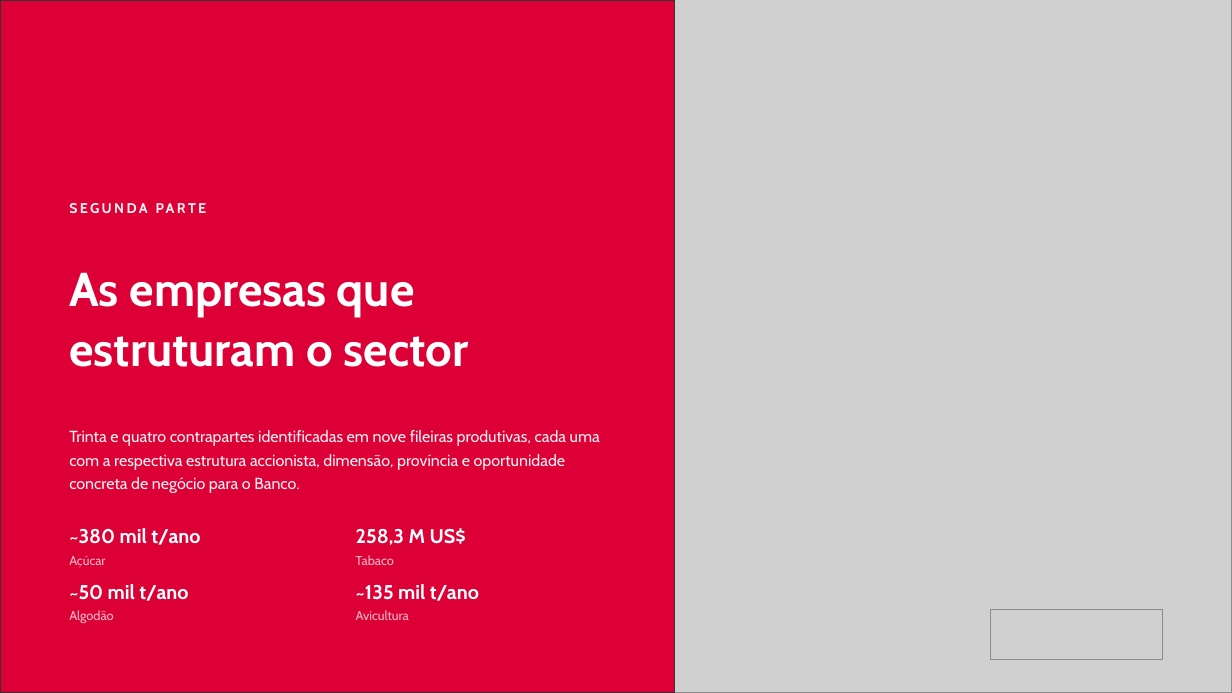
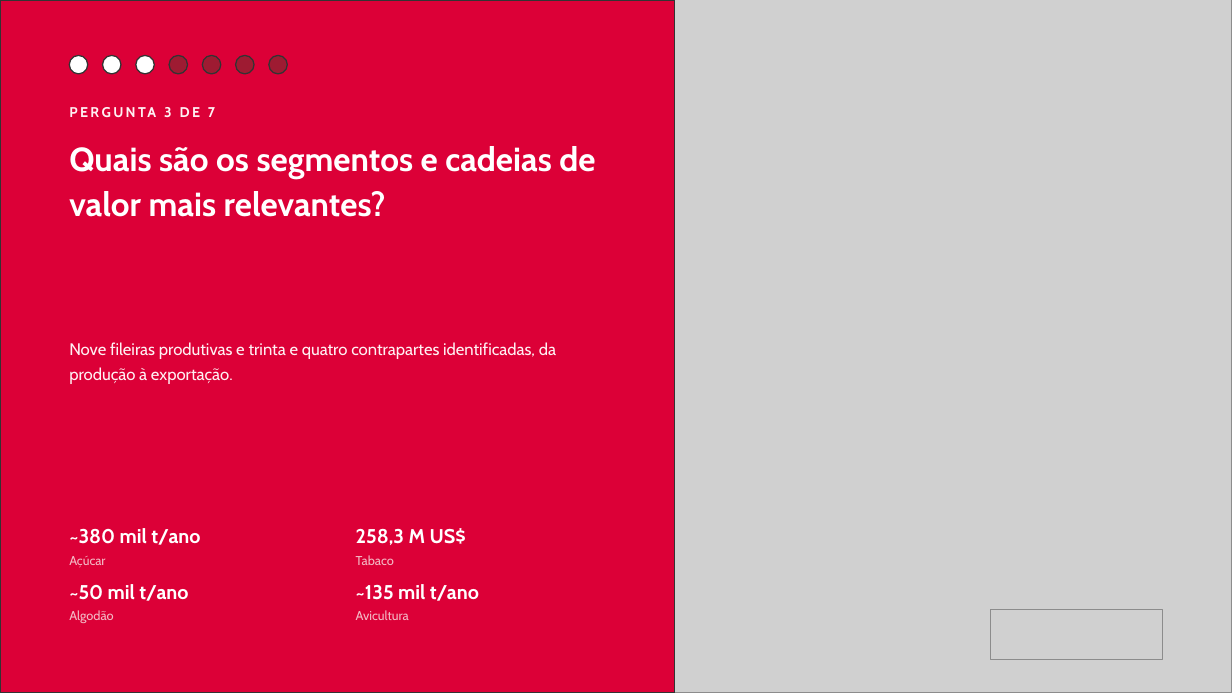
Before and after one commit to timoteomirolejr-hue/momo, a slide deck: slide 9 of cvp-agronegocios/CVP_Agronegocios_Absa_Mocambique_2026.pptx (slide 12 before the commit). Drawn at 1232x693 pixels with LibreOffice and Linux fonts; fonts in the diff are those of the drawing; grey boxes stand for pictures. Boxes give left, top, right and bottom in pixels: in the first picture for what was removed or moved away, otherwise in the second. Text is boxed around its words. In the diff, an @@ line names an element or a change of style, - is before the commit and + after.

```diff
--- a/cvp-agronegocios/CVP_Agronegocios_Absa_Mocambique_2026.pptx
+++ b/cvp-agronegocios/CVP_Agronegocios_Absa_Mocambique_2026.pptx
@@ ellipse added at (69, 55, 88, 74), fill #FFFFFF, outline #333333 1 pt @@
@@ ellipse added at (103, 55, 121, 74), fill #FFFFFF, outline #333333 1 pt @@
@@ ellipse added at (136, 55, 154, 74), fill #FFFFFF, outline #333333 1 pt @@
@@ ellipse added at (169, 55, 188, 74), fill #9E1B32, outline #333333 1 pt @@
@@ ellipse added at (202, 55, 221, 74), fill #9E1B32, outline #333333 1 pt @@
@@ ellipse added at (236, 55, 254, 74), fill #9E1B32, outline #333333 1 pt @@
@@ ellipse added at (269, 55, 287, 74), fill #9E1B32, outline #333333 1 pt @@
@@ text added at (164, 107, 215, 117), 11 pt, text #FFF1F3, bold @@
+PERGUNTA 3 DE 7
@@ text added at (69, 146, 595, 217), 26 pt, text #FFFFFF, bold @@
+Quais são os segmentos e cadeias de valor mais relevantes?
@@ text removed at (69, 194, 642, 222) @@
-SEGUNDA PARTE
@@ text removed at (69, 272, 469, 367) @@
-As empresas que
-estruturam o sector
@@ text added at (69, 342, 556, 384), 13 pt, text #FFF1F3 @@
+Nove fileiras produtivas e trinta e quatro contrapartes identificadas, da produção à exportação.
@@ text removed at (69, 430, 600, 493) @@
-Trinta e quatro contrapartes identificadas em nove fileiras produtivas, cada uma com a respectiva estrutura accionista, dimensão, província e oportunidade concreta de negócio para o Banco.
```
Also in this commit, not shown: 20 other slides changed, 7 slides added, 1 other file.
